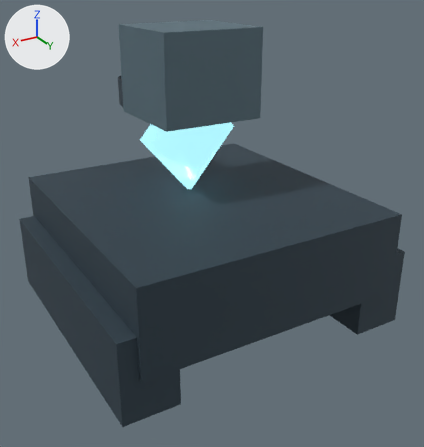
Two versions of the glTF model public/assets/3d/enemies/aether-tank.glb, one commit apart.
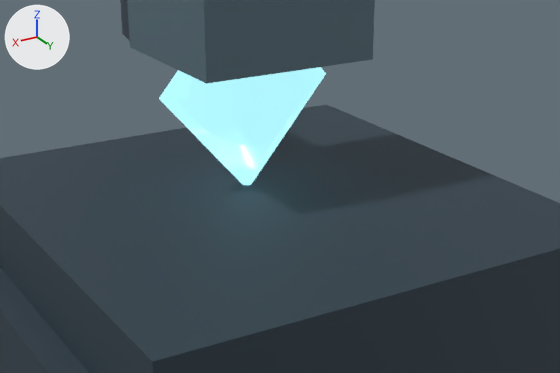
Old and new are each drawn whole from a 50 mm camera at (1.6, 2.8, 1.96) aimed at (-0.06, 0.04, 0.58) and again close up on the part from 12% to 86% of the width and 19% to 66% of the height. Every picture has the same lights, and +X, +Y and +Z are marked at upper left. The last two pictures show the newer version. Where no turn or scale is listed for an object, it has been applied to the vertices.

The first close-up shows 'core', 'head', 'lowerHull', 'track1' and 1 more.
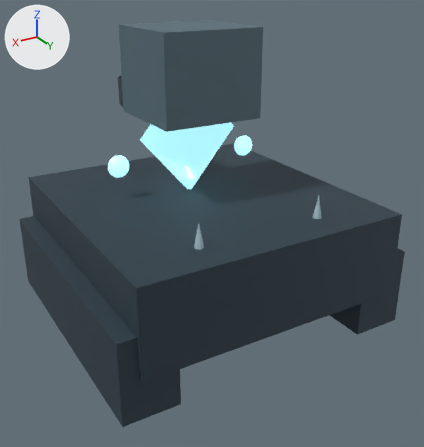
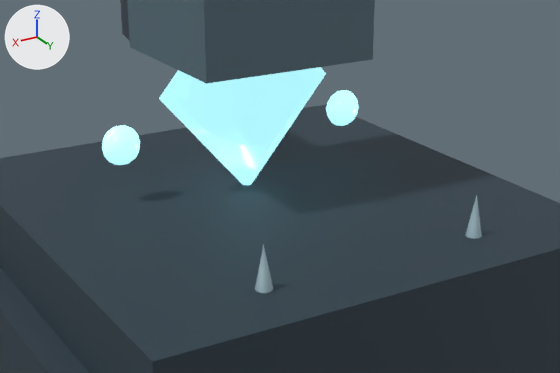
What differs and where, as boxes [x1, y1, x2, y2] in the close-ups (560 x 373 px):
'ExtraPowerBolt1', added
    after: [102, 125, 140, 165]
'ExtraPowerBolt-1', added (cyan)
    after: [326, 90, 359, 126]
'ExtraExhaust1', added
    after: [255, 244, 273, 293]
'ExtraExhaust-1', added
    after: [465, 195, 482, 239]

Patch to the scene script:
```diff
--- a/public/assets/3d/enemies/aether-tank.glb.py
+++ b/public/assets/3d/enemies/aether-tank.glb.py
@@ mat_forgedsteel @@
+mat_forgedsteel = principled_material('ForgedSteel')
+mat_forgedsteel.base_color = (0.322, 0.435, 0.482)  # greyish cyan #9ab0b8
+mat_forgedsteel.metallic = 0.62
+mat_forgedsteel.roughness = 0.72
@@ me_cone_1 @@
+me_cone_1.from_pydata([(0.5, 0.0, -0.5), (0.433, -0.25, -0.5), (0.25, -0.433, -0.5), (0.0, -0.5, -0.5), (-0.25, -0.433, -0.5), (-0.433, -0.25, -0.5), (-0.5, 0.0, -0.5), (-0.433, 0.25, -0.5), (-0.25, 0.433, -0.5), (0.0, 0.5, -0.5), (0.25, 0.433, -0.5), (0.433, 0.25, -0.5), (0.5, 0.0, -0.5), (0.0, 0.0, 0.5), (0.0, 0.0, -0.5)], [], [(0, 13, 1), (1, 13, 2), (2, 13, 3), (3, 13, 4), (4, 13, 5), (5, 13, 6), (6, 13, 7), (7, 13, 8), (8, 13, 9), (9, 13, 10), (10, 13, 11), (11, 13, 12), (14, 1, 0), (14, 2, 1), (14, 3, 2), (14, 4, 3), (14, 5, 4), (14, 6, 5), (14, 7, 6), (14, 8, 7), (14, 9, 8), (14, 10, 9), (14, 11, 10), (14, 12, 11)])
+me_cone_1.materials.append(mat_forgedsteel)  # greyish cyan #9ab0b8
@@ me_sphere_2 @@
+me_sphere_2.from_pydata(...)  # 105 vertices, 180 faces; spans x -0.5..0.5, y -0.5..0.5, z -0.5..0.5
+me_sphere_2.materials.append(mat_arcaneemissive)  # cyan #b0f6ff, glowing cyan #b0f6ff
@@ ob_extraexhaust1 @@
+ob_extraexhaust1 = bpy.data.objects.new('ExtraExhaust1', me_cone_1)
+ob_extraexhaust1.parent = ob_modelroot
+ob_extraexhaust1.location = (0.36, 0.62, 0.72)
+ob_extraexhaust1.scale = (0.13, 0.13, 0.34)
@@ ob_extrapowerbolt1 @@
+ob_extrapowerbolt1 = bpy.data.objects.new('ExtraPowerBolt1', me_sphere_2)
+ob_extrapowerbolt1.parent = ob_modelroot
+ob_extrapowerbolt1.location = (0.42, -0.18, 0.95)
+ob_extrapowerbolt1.scale = (0.13, 0.08, 0.13)
@@ ob_extraexhaust_1 @@
+ob_extraexhaust_1 = bpy.data.objects.new('ExtraExhaust-1', me_cone_1)
+ob_extraexhaust_1.parent = ob_modelroot
+ob_extraexhaust_1.location = (-0.36, 0.62, 0.72)
+ob_extraexhaust_1.scale = (0.13, 0.13, 0.34)
@@ ob_extrapowerbolt_1 @@
+ob_extrapowerbolt_1 = bpy.data.objects.new('ExtraPowerBolt-1', me_sphere_2)
+ob_extrapowerbolt_1.parent = ob_modelroot
+ob_extrapowerbolt_1.location = (-0.42, -0.18, 0.95)
+ob_extrapowerbolt_1.scale = (0.13, 0.08, 0.13)
```
